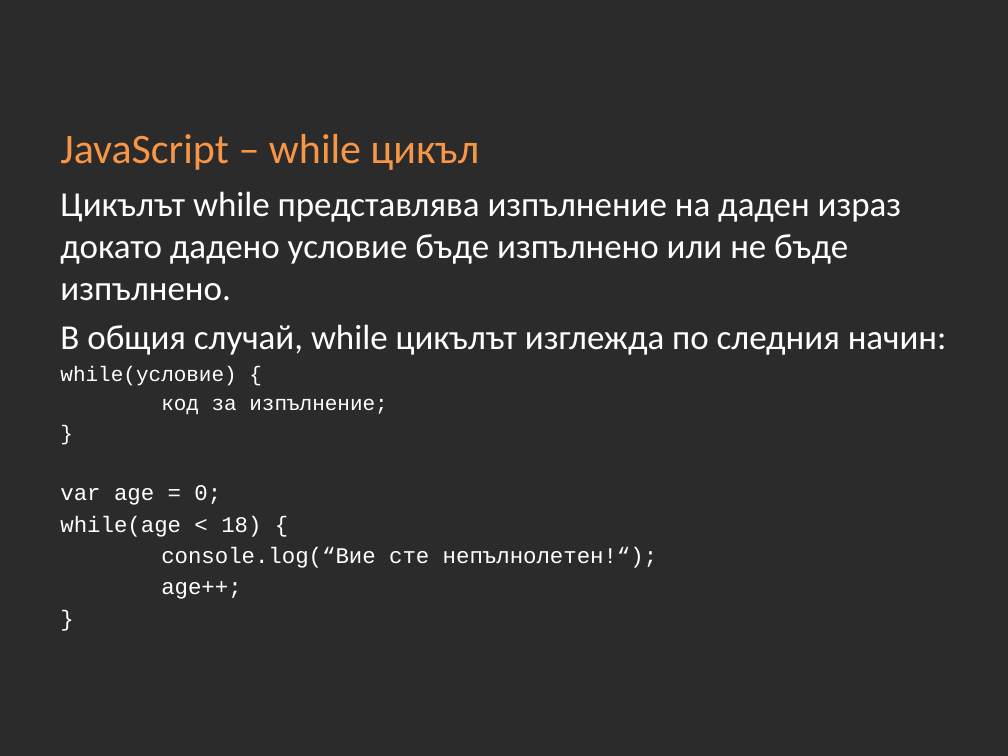
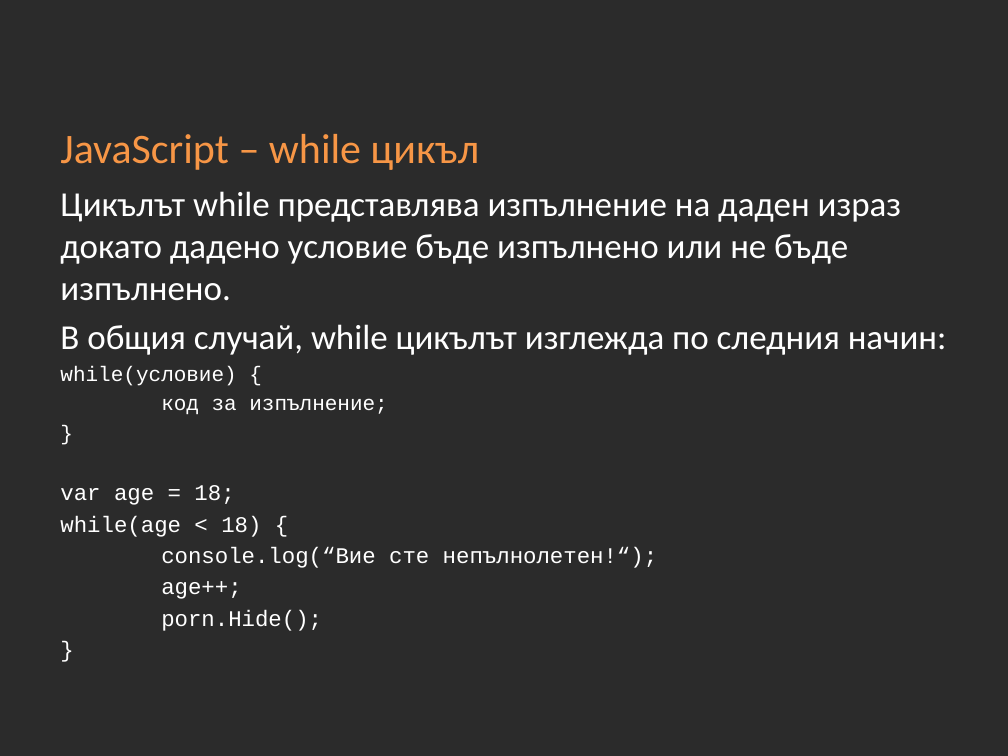
Before and after one commit to Academy-Soft-Intellect/Front-End-Course, a slide deck: slide 28 of 10-JavaScript-Basics.pptx. Drawn at 1008x756 pixels with LibreOffice and Linux fonts; fonts in the diff are those of the drawing; background and template pictures are left out; a plain dark background stands for a picture behind light text. Boxes give left, top, right and bottom in pixels: in the first picture for what was removed or moved away, otherwise in the second. Text is boxed around its words. In the diff, an @@ line names an element or a change of style, - is before the commit and + after.

```diff
--- a/10-JavaScript-Basics.pptx
+++ b/10-JavaScript-Basics.pptx
@@ text at (60,485,234,505): text changed @@
-var age = 0;
+var age = 18;
@@ text at (161,610,322,631): paragraph added @@
+porn.Hide();
```
Also in this commit, not shown: 10 other slides changed.
